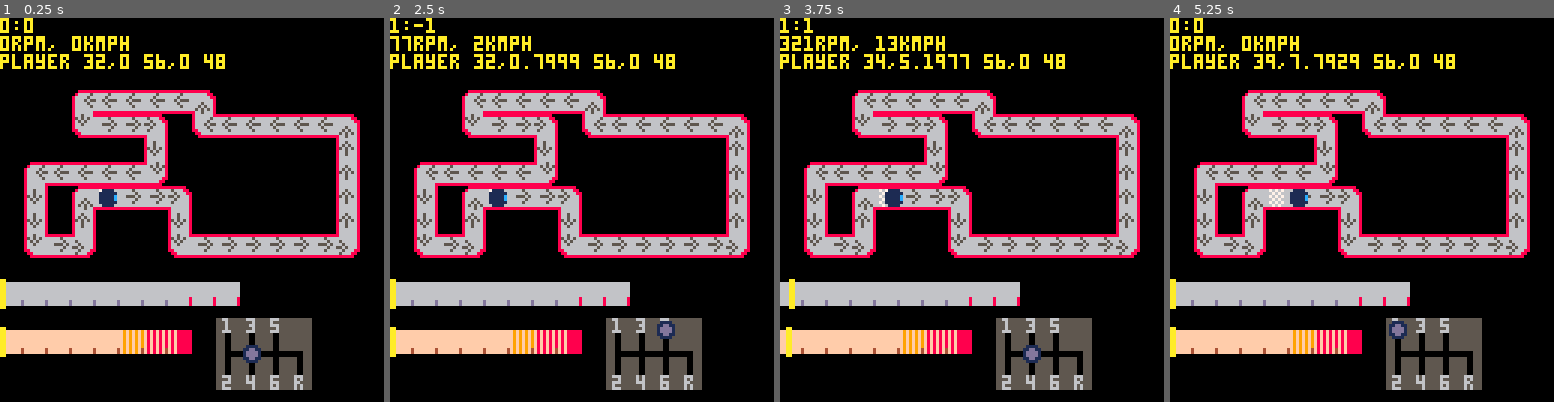
Above: before the commit, frames 1-4 (left to right).
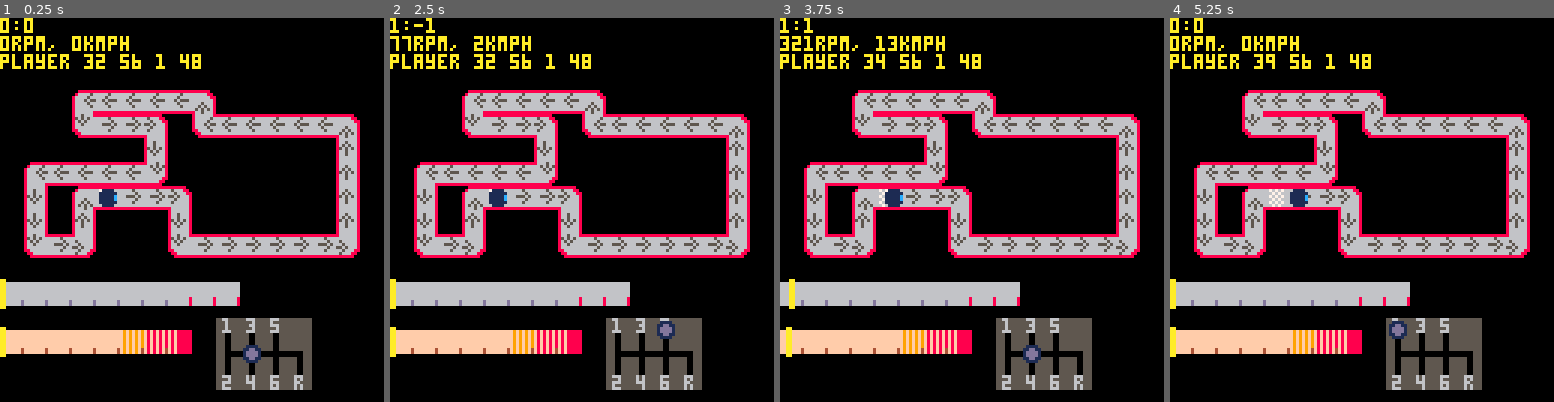
Above: after the commit, the same moments.

Repository: VedVid/PICOdrag
Game: PICO-8 cartridge picodrag.p8
Two runs of this game, one before a commit and one after it. Both use one fixed random seed, a clock stepped at 60 frames per second and the inputs below.
Inputs:
- Up to frame 1 (0.25 s): no input
- Up to frame 2 (2.5 s): hold Right 1.6-2.1 s; hold Up 2.15-2.42 s; hold Right from 2.47 s (still down)
- Up to frame 3 (3.75 s): release Right at 3.03 s; hold Left 3.08-3.58 s; hold Down from 3.63 s (still down)
- Up to frame 4 (5.25 s): release Down at 3.97 s; hold Right 4.02-4.68 s; hold Up 4.73-5.03 s; hold Left from 5.08 s (still down)

The runs differ from the first frame. In frame 1, 0.5% of the frame differs, in the area x 28-59%, y 9-14%; in frame 2, 0.7%; in frame 3, 0.7%; in frame 4, 0.7%, in the area x 28-75%, y 9-14%.

Commit message:
Looks like the number of cells when going acw rise really fast. From 13 to 832

Diff:
--- a/picodrag.p8
+++ b/picodrag.p8
@@ -36,7 +36,7 @@
   print("no rpm and speed info")
  end
  if (player) then
-  print("player "..player.x..","..player.x_dec.." "..player.y..","..player.y_dec.." "..player.sprite)
+  print("player "..player.x.." "..player.y.." "..player.cell.." "..player.sprite)
  else
   print("no player found")
  end
